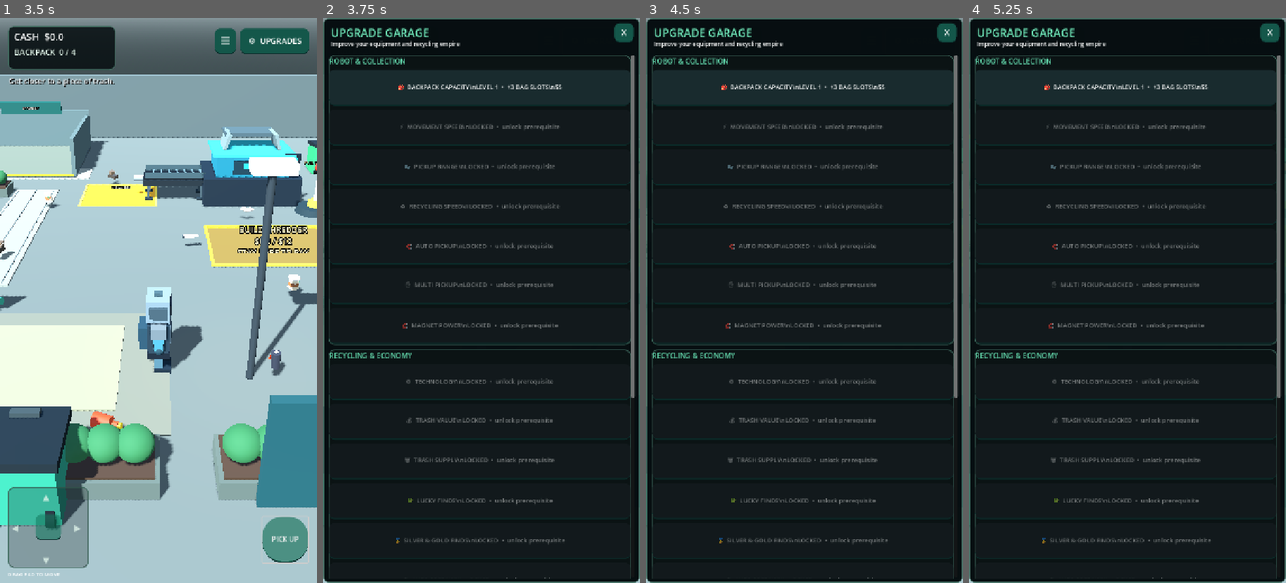
Above: before the commit, frames 1-4 (left to right).
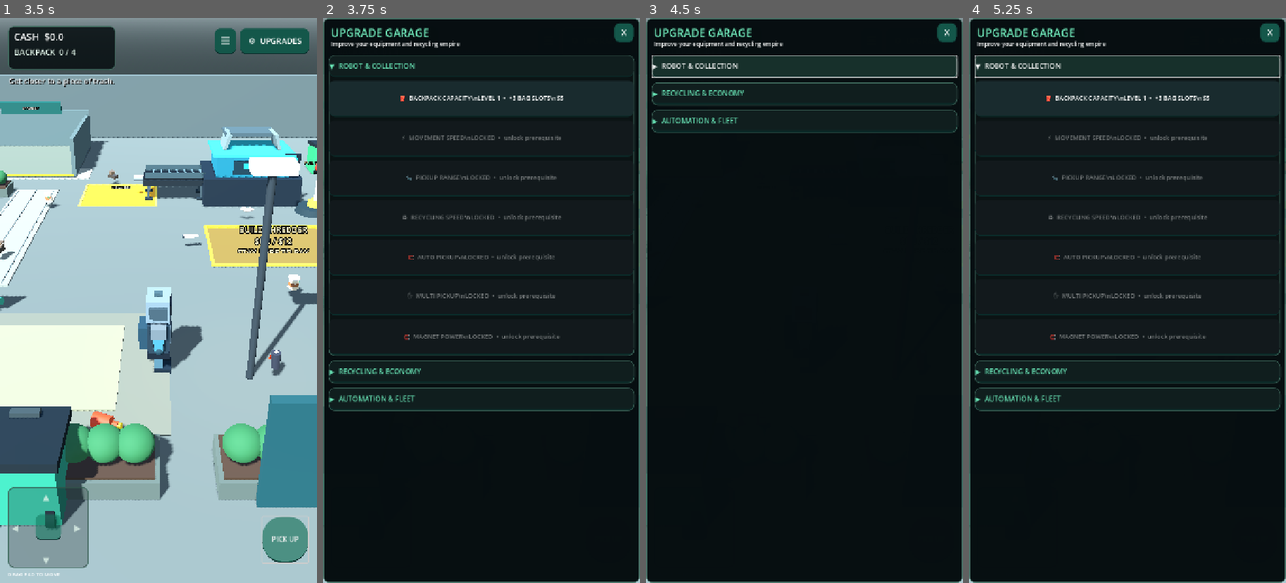
Above: after the commit, the same moments.

Repository: zekainstabot/trash-empire
Game: Godot game, scene res://Scenes/Main.tscn
Same seed, same stepped clock (60 frames per second), same inputs: the game is played once before the commit and once after it.
Inputs (mouse positions are in pixels of both pictures, inside the frame that each line leads up to):
- Up to frame 1 (3.5 s): click "▶ PLAY" at 0.5 s; move the mouse to (228, 272) at 1.27 s; hold D (move_right) 1.28-2 s; click (228, 272) at 1.42 s; drag from (95, 328) to (142, 413) at 2.02 s; click "PICK UP" at 2.75 s
- Up to frame 2 (3.75 s): click "⚙ UPGRADES" at 3.5 s
- Up to frame 3 (4.5 s): click (804, 68) at 4.25 s, where only the run after the commit has a clickable "▼ ROBOT & COLLECTION"
- Up to frame 4 (5.25 s): click (1127, 68) at 5 s, where only the run after the commit has a clickable "▶ ROBOT & COLLECTION"

Frame 1 is identical in both runs. In frame 2, 8.5% of the frame differs, in the area x 1-99%, y 6-100%; in frame 3, 11%; in frame 4, 11%.

Commit message:
Smooth upgrade scrolling and add collapsible upgrade folders

Diff:
--- a/Scripts/main.gd
+++ b/Scripts/main.gd
@@ -40,6 +40,7 @@
 var skill_touch_points: Dictionary = {}
 var skill_pinch_distance := 0.0
 var skill_scroll_velocity := Vector2.ZERO
+var skill_scroll_tween: Tween
 var unload_timer := 0.0
 var upgrade_panel: Panel
 var bag_upgrade_button: Button
@@ -963,6 +964,9 @@
 	skill_scroll_container.offset_bottom = -12
 	skill_scroll_container.vertical_scroll_mode = ScrollContainer.SCROLL_MODE_AUTO
 	skill_scroll_container.horizontal_scroll_mode = ScrollContainer.SCROLL_MODE_DISABLED
+	skill_scroll_container.scroll_deadzone = 10
+	skill_scroll_container.scroll_vertical_custom_step = 42.0
+	skill_scroll_container.mouse_filter = Control.MOUSE_FILTER_STOP
 	upgrade_panel.add_child(skill_scroll_container)
 	skill_map = VBoxContainer.new()
 	skill_map.name = "UpgradeCards"
@@ -1212,6 +1216,7 @@
 		"drones":"HELPER DRONES","city_truck":"CITY TRUCK FREQUENCY","dispatch":"TRUCK FREQUENCY",
 		"fleet":"HIRE TRUCKS","truck_capacity":"TRUCK CAPACITY","packaging":"PACKAGING SPEED"
 	}
+	var category_index := 0
 	for category in categories:
 		var section := PanelContainer.new()
 		section.add_theme_stylebox_override("panel", _panel_style(Color(0.045,0.075,0.08,0.96)))
@@ -1219,11 +1224,20 @@
 		var stack := VBoxContainer.new()
 		stack.add_theme_constant_override("separation", 8)
 		section.add_child(stack)
-		var heading := Label.new()
-		heading.text = category.title
+		var heading := Button.new()
+		heading.text = ("▼  " if category_index == 0 else "▶  ") + String(category.title)
+		heading.alignment = HORIZONTAL_ALIGNMENT_LEFT
+		heading.custom_minimum_size = Vector2(0, 48)
 		heading.add_theme_font_size_override("font_size", 16)
 		heading.add_theme_color_override("font_color", Color(0.40,0.88,0.70))
+		heading.add_theme_stylebox_override("normal", _button_style(Color(0.065,0.12,0.12)))
+		heading.add_theme_stylebox_override("hover", _button_style(Color(0.09,0.19,0.17)))
 		stack.add_child(heading)
+		var category_body := VBoxContainer.new()
+		category_body.add_theme_constant_override("separation", 8)
+		category_body.visible = category_index == 0
+		stack.add_child(category_body)
+		heading.pressed.connect(_toggle_upgrade_category.bind(category_body, heading, String(category.title)))
 		for branch in category.branches:
 			var row := Button.new()
 			row.custom_minimum_size = Vector2(0,82)
@@ -1235,9 +1249,15 @@
 			row.add_theme_stylebox_override("pressed",_button_style(Color(0.07,0.12,0.13)))
 			row.add_theme_stylebox_override("disabled",_button_style(Color(0.07,0.10,0.11)))
 			row.pressed.connect(_purchase_upgrade_branch.bind(String(branch)))
-			stack.add_child(row)
+			category_body.add_child(row)
 			skill_node_data.append({"button":row,"branch":String(branch),"title":String(titles[branch])})
+		category_index += 1
 	_refresh_upgrade_prices()
+
+
+func _toggle_upgrade_category(body: VBoxContainer, heading: Button, category_title: String) -> void:
+	body.visible = not body.visible
+	heading.text = ("▼  " if body.visible else "▶  ") + category_title
 
 func _purchase_upgrade_branch(branch: String) -> void:
 	if not _skill_branch_unlocked(branch):
@@ -1452,6 +1472,17 @@
 func _input(event: InputEvent) -> void:
 	if main_menu_open:
 		return
+	if is_instance_valid(upgrade_panel) and upgrade_panel.visible and is_instance_valid(skill_scroll_container) and event is InputEventMouseButton and event.pressed:
+		if event.button_index == MOUSE_BUTTON_WHEEL_UP or event.button_index == MOUSE_BUTTON_WHEEL_DOWN:
+			var direction := -1 if event.button_index == MOUSE_BUTTON_WHEEL_UP else 1
+			var target_scroll := clampi(skill_scroll_container.scroll_vertical + direction * 150, 0, maxi(0, int(skill_scroll_container.get_v_scroll_bar().max_value - skill_scroll_container.size.y)))
+			if is_instance_valid(skill_scroll_tween):
+				skill_scroll_tween.kill()
+			skill_scroll_tween = create_tween()
+			skill_scroll_tween.set_trans(Tween.TRANS_QUAD).set_ease(Tween.EASE_OUT)
+			skill_scroll_tween.tween_property(skill_scroll_container, "scroll_vertical", target_scroll, 0.22)
+			get_viewport().set_input_as_handled()
+			return
 	if not is_instance_valid(player):
 		return
 	if event is InputEventScreenTouch:
